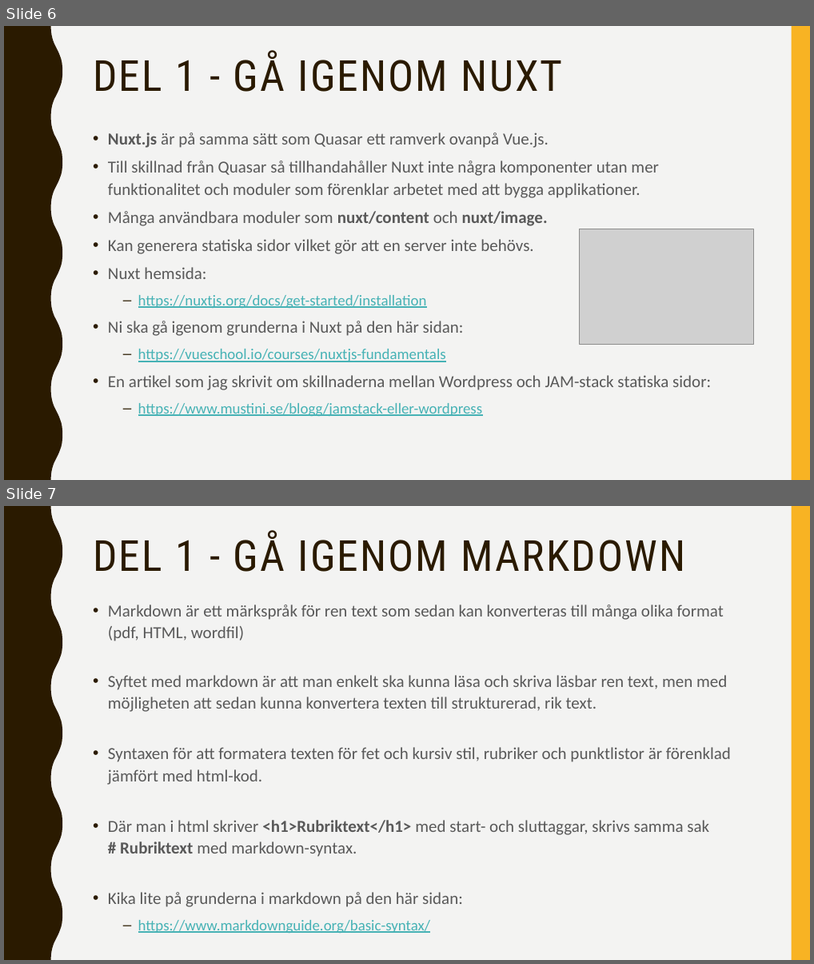
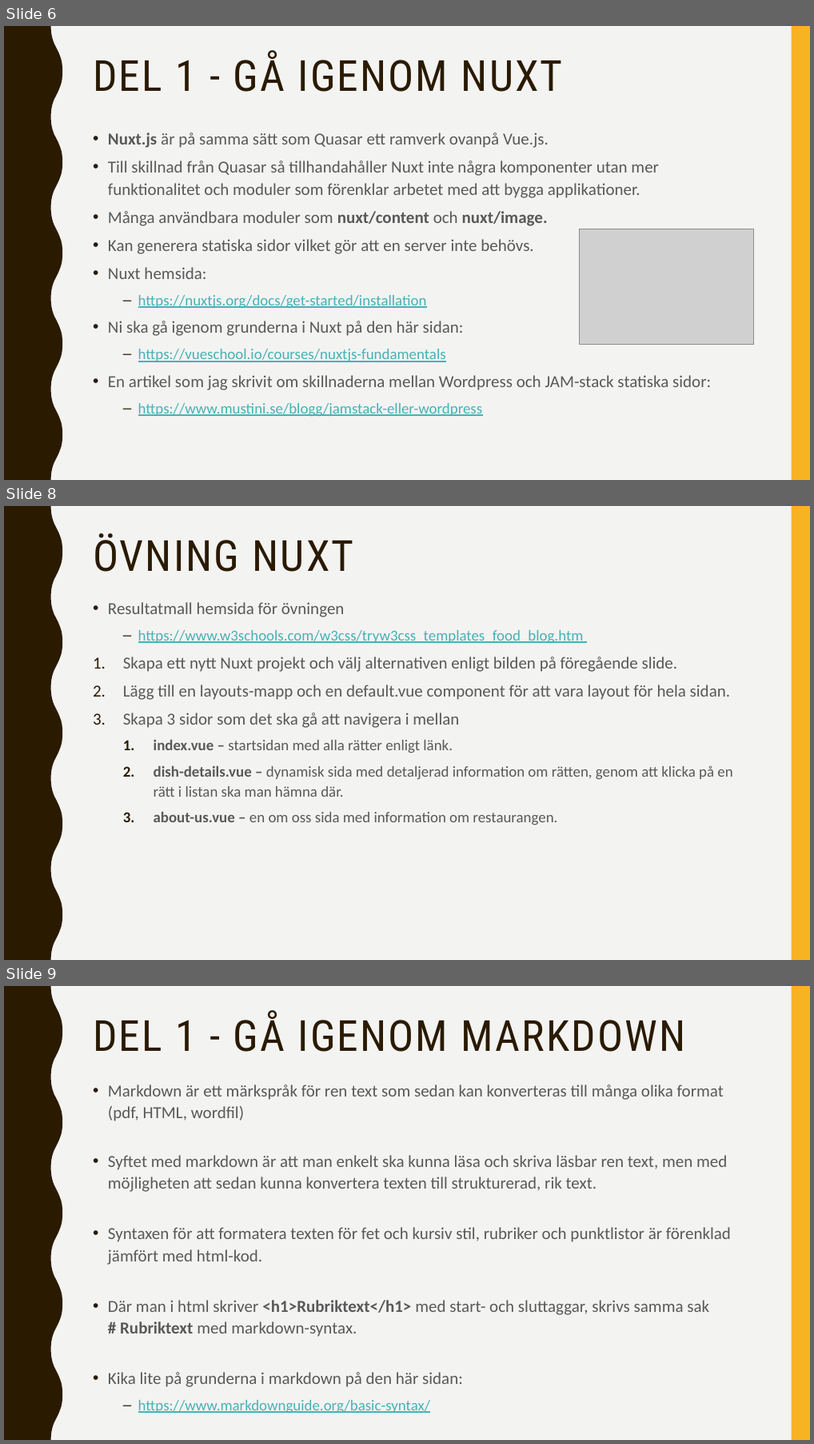
Before and after one commit to abbjetmus/programmering, a slide deck: Blogg-Projektet/Bygga-Blogg.pptx. Shown one above the other, each under a label of ours: slides 6 and 7 before the commit, slides 6, 8 and 9 after it; the slides between them are not shown. The pictures are 814x964 and 814x1444 pixels, drawn with LibreOffice and Linux fonts; fonts in the diff are those of the drawing; grey boxes stand for pictures. Boxes give left, top, right and bottom in pixels: in the first picture for what was removed or moved away, otherwise in the second. Text is boxed around its words. In the diff, an @@ line names an element or a change of style, - is before the commit and + after.

Commit message:
latest changes to blog

```diff
--- a/Blogg-Projektet/Bygga-Blogg.pptx
+++ b/Blogg-Projektet/Bygga-Blogg.pptx
@@ slide 8 added at box(4, 506, 810, 960), background #F3F3F2; not listed: 2 template elements that a slide beside it also shows @@
@@ title added at box(93, 533, 354, 572), 51 pt, text #2A1A00 @@
+ÖVNING NUXT
@@ text added at box(108, 602, 733, 824), 18 pt, text #595959 @@
+• Resultatmall hemsida för övningen
+  – https://www.w3schools.com/w3css/tryw3css_templates_food_blog.htm
+1. Skapa ett nytt Nuxt projekt och välj alternativen enligt bilden på föregående slide.
+2. Lägg till en layouts-mapp och en default.vue component för att vara layout för hela sidan.
+3. Skapa 3 sidor som det ska gå att navigera i mellan
+  1. index.vue – startsidan med alla rätter enligt länk.
+  2. dish-details.vue – dynamisk sida med detaljerad information om rätten, genom att klicka på en rätt i listan ska man hämna där.
+  3. about-us.vue – en om oss sida med information om restaurangen.
@@ what was slide 7 is now slide 9 @@
```
Also in this commit, not shown: 1 slide changed, 4 other slides added.
